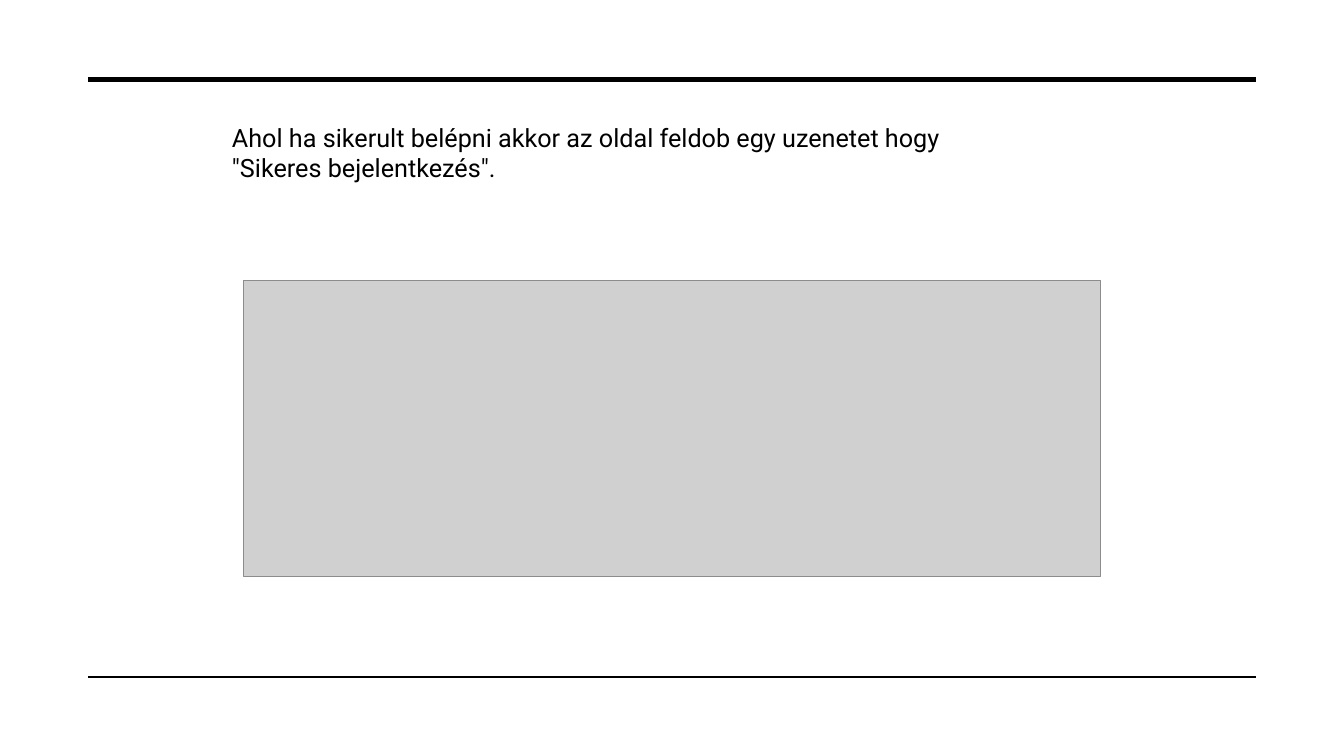
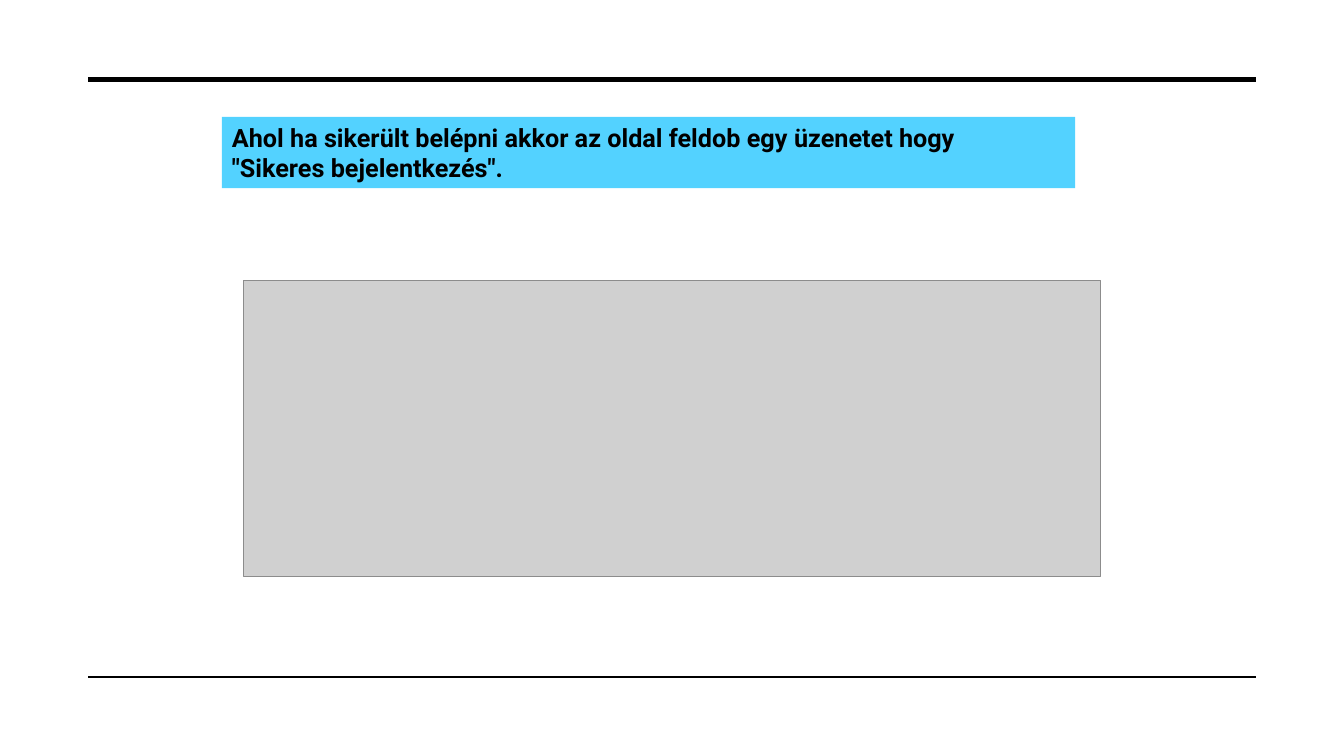
Before and after one commit to peterffydominika/13A_Projekt_webshop, a slide deck: slide 7 of Projektmunka.pptx. Drawn at 1344x756 pixels with LibreOffice and Linux fonts; fonts in the diff are those of the drawing; grey boxes stand for pictures; background and template pictures are left out. Boxes give left, top, right and bottom in pixels: in the first picture for what was removed or moved away, otherwise in the second. Text is boxed around its words. In the diff, an @@ line names an element or a change of style, - is before the commit and + after.

```diff
--- a/Projektmunka.pptx
+++ b/Projektmunka.pptx
@@ rectangle "Ahol ha sikerült belépni akkor ..." resized from (x1=232, y1=128, x2=939, y2=183) to (x1=222, y1=117, x2=1076, y2=189) @@
@@ rectangle "Ahol ha sikerült belépni akkor ..." at (x1=222, y1=117, x2=1076, y2=189): fill none to #53D2FF @@
@@ text in rectangle at (x1=232, y1=128, x2=954, y2=183): text changed; bold on @@
-Ahol ha sikerult belépni akkor az oldal feldob egy uzenetet hogy "Sikeres bejelentkezés".
+Ahol ha sikerült belépni akkor az oldal feldob egy üzenetet hogy "Sikeres bejelentkezés".
```
Also in this commit, not shown: 5 other slides changed, 2 slides removed.
